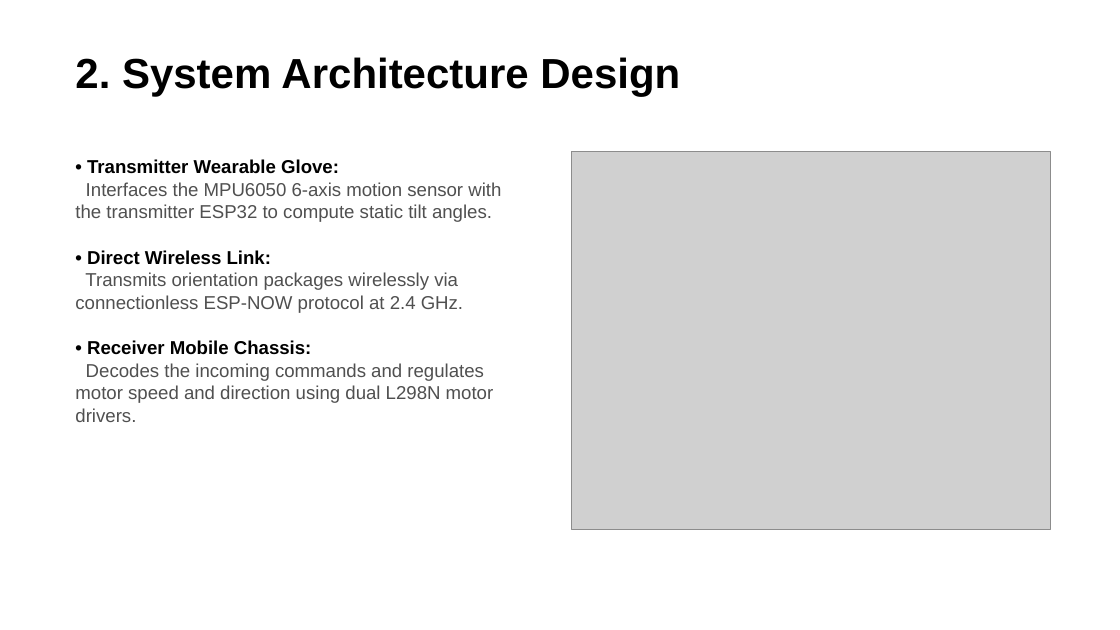
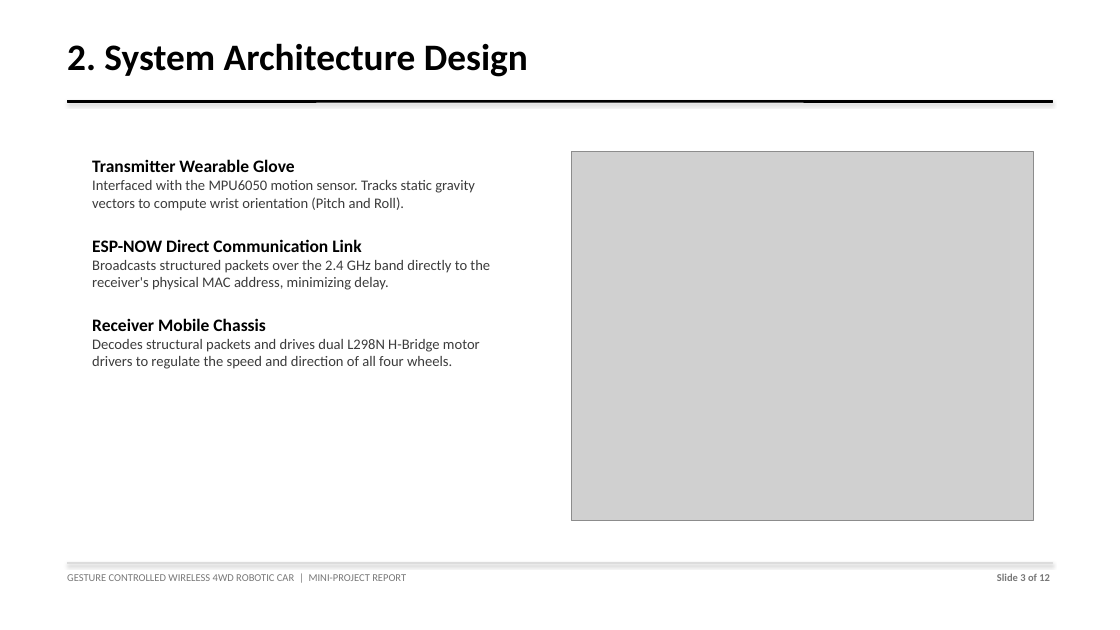
Before and after one commit to Biraj2004/Gesture-Controlled-Car, a slide deck: slide 3 of Gesture-Controlled-Car-Presentation.pptx. Drawn at 1120x630 pixels with LibreOffice and Linux fonts; fonts in the diff are those of the drawing; grey boxes stand for pictures. Boxes give left, top, right and bottom in pixels: in the first picture for what was removed or moved away, otherwise in the second. Text is boxed around its words. In the diff, an @@ line names an element or a change of style, - is before the commit and + after.

Commit message:
docs: clean up citations, resize system diagram, and remove redundant section labels in LaTeX documentation

```diff
--- a/Gesture-Controlled-Car-Presentation.pptx
+++ b/Gesture-Controlled-Car-Presentation.pptx
@@ text "2. System Architecture Design": place and size @@
-text "2. System Architecture Design" at [75,57,680,96]
+text "2. System Architecture Design" at [67,43,528,77]
@@ text "2. System Architecture Design" at [67,43,528,77]: size 36 to 32 pt, font Arial to Calibri @@
@@ rectangle added at [67,101,1053,102], fill #000000, outline #000000 0.75 pt @@
@@ text at [92,159,490,369]: text changed; size 16 to 12.5 pt; font Arial to Calibri; text colour #505050 to #3C3C3C @@
-• Transmitter Wearable Glove:
-Interfaces the MPU6050 6-axis motion sensor with the transmitter ESP32 to compute static tilt angles.
-• Direct Wireless Link:
-Transmits orientation packages wirelessly via connectionless ESP-NOW protocol at 2.4 GHz.
-• Receiver Mobile Chassis:
-Decodes the incoming commands and regulates motor speed and direction using dual L298N motor drivers.
+Transmitter Wearable Glove
+Interfaced with the MPU6050 motion sensor. Tracks static gravity vectors to compute wrist orientation (Pitch and Roll).
+ESP-NOW Direct Communication Link
+Broadcasts structured packets over the 2.4 GHz band directly to the receiver's physical MAC address, minimizing delay.
+Receiver Mobile Chassis
+Decodes structural packets and drives dual L298N H-Bridge motor drivers to regulate the speed and direction of all four wheels.
@@ picture: place and size @@
-picture at [571,151,1050,529]
+picture at [571,151,1033,521]
@@ rectangle added at [67,563,1053,564], fill #DCDCDC, outline #DCDCDC 0.75 pt @@
@@ text added at [67,574,406,581], 9 pt, text #787878 @@
+GESTURE CONTROLLED WIRELESS 4WD ROBOTIC CAR | MINI-PROJECT REPORT
@@ text added at [997,573,1050,581], 9 pt, text #787878, bold @@
+Slide 3 of 12
```
Also in this commit, not shown: 10 other slides changed, 1 slide added, 1 slide removed, 2 other files.
